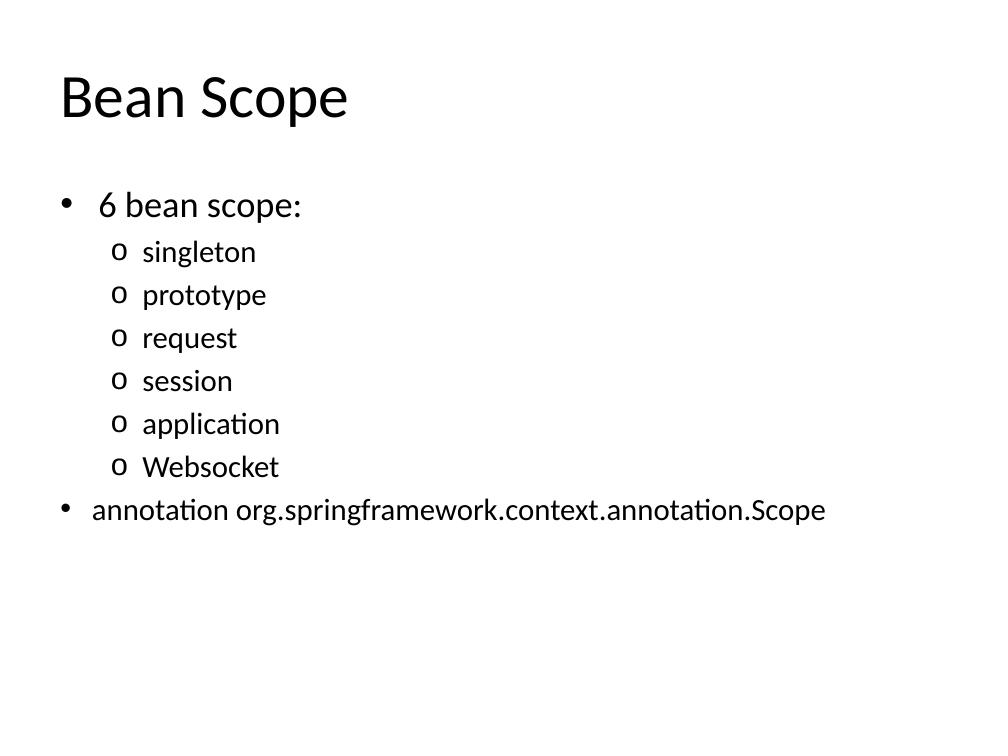
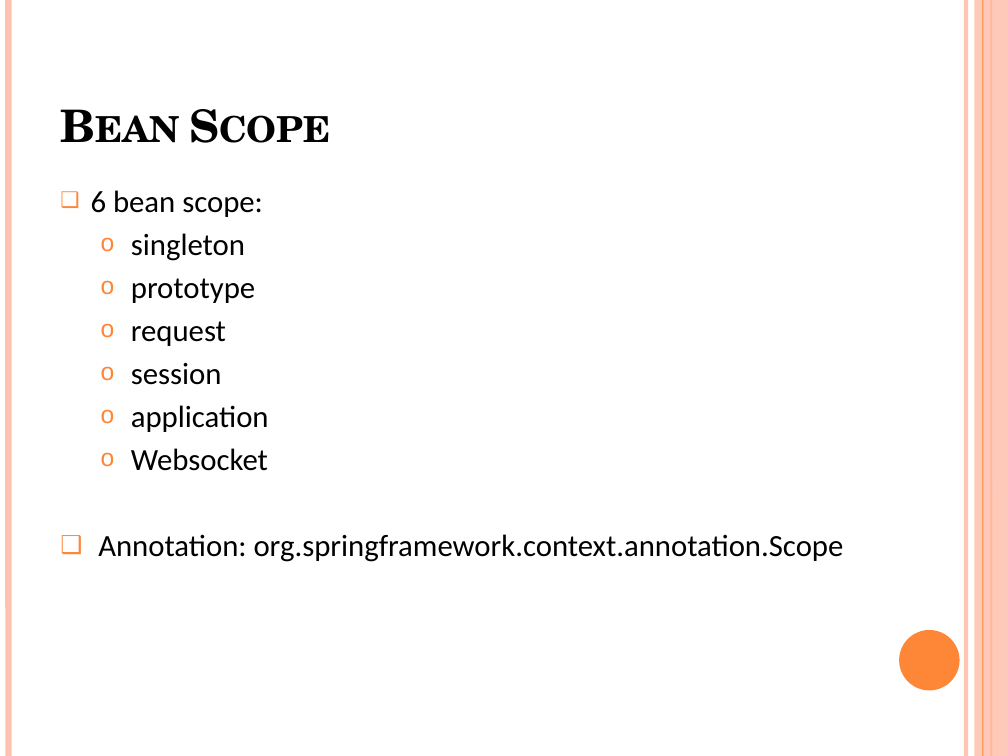
Before and after one commit to java-training-tdt/spring-document, a slide deck: slide 4 of TDT Spring core/slide/Spring Bean.pptx (slide 3 before the commit). Drawn at 1008x756 pixels with LibreOffice and Linux fonts; fonts in the diff are those of the drawing. Boxes give left, top, right and bottom in pixels: in the first picture for what was removed or moved away, otherwise in the second. Text is boxed around its words. In the diff, an @@ line names an element or a change of style, - is before the commit and + after.

```diff
--- a/TDT Spring core/slide/Spring Bean.pptx
+++ b/TDT Spring core/slide/Spring Bean.pptx
@@ line added from (8, 0) to (8, 756), #FEC3AE 4.5 pt @@
@@ line added from (966, 0) to (966, 756), #FEC3AE 3 pt @@
@@ rectangle added at bbox=[975, 0, 1008, 756], fill #FEC3AE at 87% opacity @@
@@ line added from (983, 0) to (983, 756), #FE8637 0.75 pt @@
@@ line added from (991, 0) to (991, 756), #FE8637 1.5 pt @@
@@ title "Bean Scope" at bbox=[50, 30, 874, 156]: size 44 to 32 pt, font Calibri to TeX Gyre Schola, bold on, small capitals on; vertical alignment middle to bottom @@
@@ text at bbox=[91, 190, 269, 471]: size 26 to 22 pt in "6 bean scope:"; bullet • to ❑; indent changed @@
@@ text at bbox=[98, 534, 844, 562]: text changed @@
-  • annotation org.springframework.context.annotation.Scope
+  ❑ Annotation: org.springframework.context.annotation.Scope
@@ ellipse added at bbox=[899, 630, 960, 690], fill #FE8637 @@
```
Also in this commit, not shown: 4 other slides changed, 2 slides added, 1 slide removed, 3 other files.
